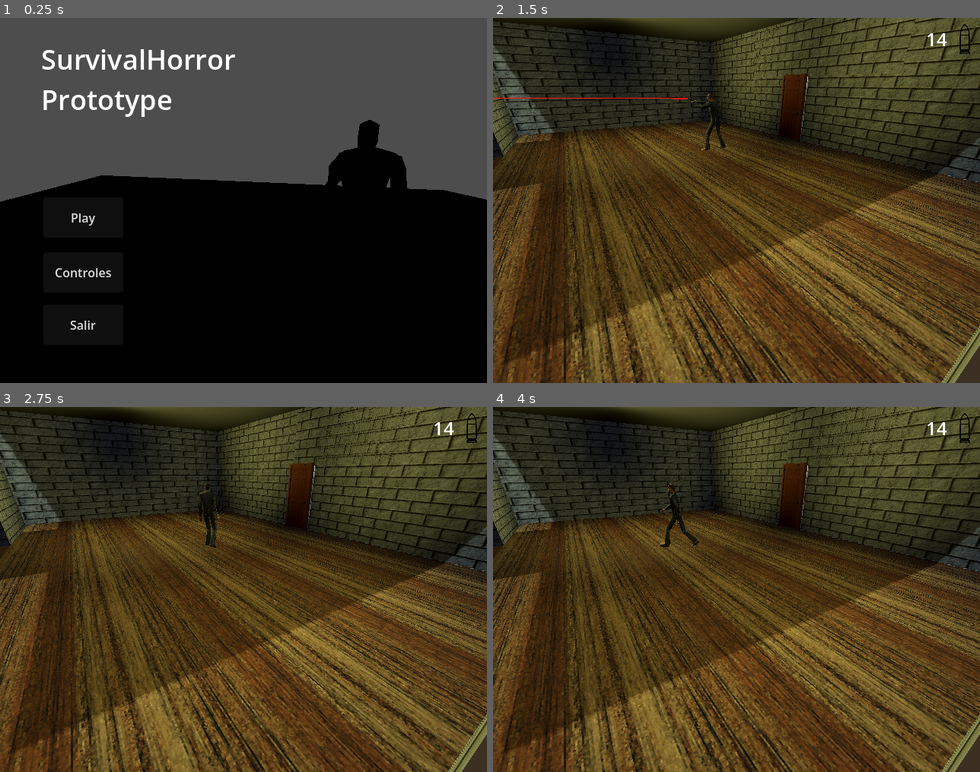
Above: before the commit, frames 1-4 (two rows, left to right).
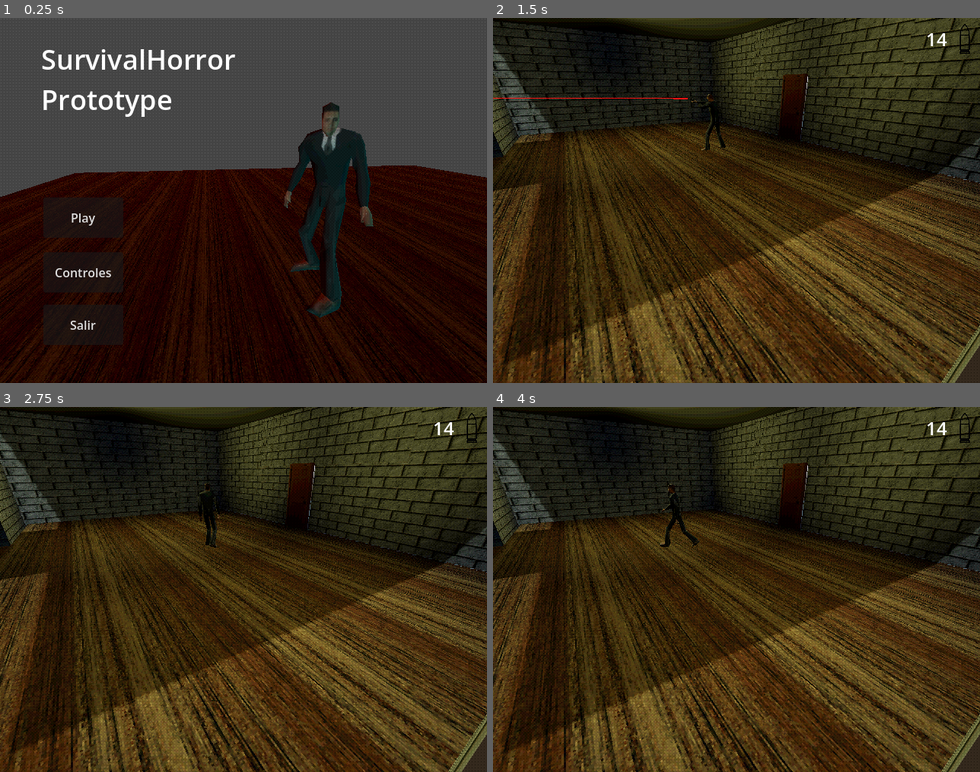
Above: after the commit, the same moments.

Repository: lorenscarano/PSX-Survival-Horror-Game-Godot-
Game: Godot game, scene res://Escenas/main_menu.tscn
Same seed, same stepped clock (60 frames per second), same inputs: the game is played once before the commit and once after it.
Inputs (mouse positions are in pixels of both pictures, inside the frame that each line leads up to):
- Up to frame 1 (0.25 s): no input
- Up to frame 2 (1.5 s): click "Play" at 0.5 s; tap Enter at 1.25 s; move the mouse to (843, 182) at 1.27 s; hold D (turn_right) from 1.28 s (still down); hold Right mouse button (aim) from 1.28 s (still down); click (843, 182) at 1.42 s
- Up to frame 3 (2.75 s): move the mouse to (146, 607) at 2.02 s; release D (turn_right) at 2.03 s; release Right mouse button (aim) at 2.03 s; hold S (move_backward) from 2.03 s (still down); tap E (interact) at 2.1 s
- Up to frame 4 (4 s): move the mouse to (785, 509) at 2.77 s; release S (move_backward) at 2.78 s; hold D (turn_right) 2.78-3.53 s; tap Q (quick_turn) at 2.85 s; move the mouse to (712, 662) at 3.52 s; hold W (move_forward) from 3.53 s (still down); tap Shift (run) at 3.6 s; click (712, 662) at 3.67 s

The runs differ from the first frame. In frame 1, 47% of the frame differs, in the area x 0-100%, y 23-100%; in frame 2, 28%; in frame 3, 28%; in frame 4, 28%.

Commit message:
little changes

Diff:
--- a/Escenas/demo.tscn
+++ b/Escenas/demo.tscn
@@ -569,7 +569,6 @@
 
 [node name="Camaras" type="Node3D" parent="." unique_id=231828619]
 transform = Transform3D(1, 0, 0, 0, 1, 0, 0, 0, 1, -0.00021839142, 0.055066586, -0.049315453)
-visible = false
 
 [node name="ReCamera" parent="Camaras" unique_id=734178932 groups=["camera"] instance=ExtResource("3_3synn")]
 transform = Transform3D(-0.8368471, -0.23843946, 0.49278155, 0.002092313, 0.8987618, 0.43843213, -0.5474327, 0.36793154, -0.7516273, -32.448383, 2.5980344, -9.92345)
@@ -756,7 +755,7 @@
 
 [node name="SpotLight3D" type="SpotLight3D" parent="Luces" unique_id=965401144]
 transform = Transform3D(1, 0, 0, 0, 1, 0, 0, 0, 1, 0, 4.4750476, 2.2242827)
-light_color = Color(1, 1, 0.59607846, 1)
+light_color = Color(0.8848981, 0.8848981, 0.525045, 1)
 light_energy = 0.345
 spot_range = 9.481
 spot_attenuation = -0.57
@@ -764,7 +763,7 @@
 
 [node name="SpotLight3D7" type="SpotLight3D" parent="Luces" unique_id=59440936]
 transform = Transform3D(1, 0, 0, 0, 1, 0, 0, 0, 1, 5.9086504, 4.4750476, 2.2242827)
-light_color = Color(1, 1, 0.59607846, 1)
+light_color = Color(0.8848981, 0.8848981, 0.525045, 1)
 light_energy = 0.345
 spot_range = 9.481
 spot_attenuation = -0.57
@@ -772,7 +771,7 @@
 
 [node name="SpotLight3D2" type="SpotLight3D" parent="Luces" unique_id=1979565690]
 transform = Transform3D(1, 0, 0, 0, 1, 0, 0, 0, 1, -17.92218, 4.4750476, 1.3066497)
-light_color = Color(1, 1, 0.59607846, 1)
+light_color = Color(0.8848981, 0.8848981, 0.525045, 1)
 light_energy = 0.345
 spot_range = 9.481
 spot_attenuation = -0.57
@@ -780,7 +779,7 @@
 
 [node name="SpotLight3D3" type="SpotLight3D" parent="Luces" unique_id=161562366]
 transform = Transform3D(1, 0, 0, 0, 1, 0, 0, 0, 1, -35.385117, 4.4750476, 4.5600066)
-light_color = Color(1, 1, 0.59607846, 1)
+light_color = Color(0.8848981, 0.8848981, 0.525045, 1)
 light_energy = 0.345
 spot_range = 9.481
 spot_attenuation = -0.57
@@ -788,7 +787,7 @@
 
 [node name="SpotLight3D9" type="SpotLight3D" parent="Luces" unique_id=1940368743]
 transform = Transform3D(1, 0, 0, 0, 1, 0, 0, 0, 1, -35.385117, 4.4750476, -3.7003036)
-light_color = Color(1, 1, 0.59607846, 1)
+light_color = Color(0.8848981, 0.8848981, 0.525045, 1)
 light_energy = 0.345
 spot_range = 9.481
 spot_attenuation = -0.57
@@ -796,7 +795,7 @@
 
 [node name="SpotLight3D4" type="SpotLight3D" parent="Luces" unique_id=1567567621]
 transform = Transform3D(1, 0, 0, 0, 1, 0, 0, 0, 1, 20.475107, 4.4750476, 4.2241054)
-light_color = Color(1, 1, 0.59607846, 1)
+light_color = Color(0.8848981, 0.8848981, 0.525045, 1)
 light_energy = 0.575
 light_indirect_energy = 1.171
 light_volumetric_fog_energy = 1.147
@@ -807,7 +806,7 @@
 
 [node name="SpotLight3D6" type="SpotLight3D" parent="Luces" unique_id=1612692090]
 transform = Transform3D(1, 0, 0, 0, 1, 0, 0, 0, 1, 20.475107, 4.4750476, -2.9330945)
-light_color = Color(1, 1, 0.59607846, 1)
+light_color = Color(0.8848981, 0.8848981, 0.525045, 1)
 light_energy = 0.575
 light_indirect_energy = 1.171
 light_volumetric_fog_energy = 1.147
@@ -818,7 +817,7 @@
 
 [node name="SpotLight3D5" type="SpotLight3D" parent="Luces" unique_id=1862407331]
 transform = Transform3D(1, 0, 0, 0, 1, 0, 0, 0, 1, -3.3642142, 4.4750476, -15.459202)
-light_color = Color(1, 1, 0.59607846, 1)
+light_color = Color(0.8848981, 0.8848981, 0.525045, 1)
 light_energy = 0.345
 spot_range = 9.481
 spot_attenuation = -0.57
@@ -826,7 +825,7 @@
 
 [node name="SpotLight3D8" type="SpotLight3D" parent="Luces" unique_id=1604457076]
 transform = Transform3D(1, 0, 0, 0, 1, 0, 0, 0, 1, 6.1646442, 4.4750476, -15.459202)
-light_color = Color(1, 1, 0.59607846, 1)
+light_color = Color(0.8848981, 0.8848981, 0.525045, 1)
 light_energy = 0.345
 spot_range = 9.481
 spot_attenuation = -0.57
--- a/Escenas/main_menu.tscn
+++ b/Escenas/main_menu.tscn
@@ -1,9 +1,11 @@
 [gd_scene format=3 uid="uid://3508ffqj4nn1"]
 
+[ext_resource type="Material" uid="uid://df6opbu5j4ww0" path="res://Materials/piso_demo.tres" id="1_7ms0u"]
 [ext_resource type="PackedScene" uid="uid://8jyoofdpoef5" path="res://FreeModels/psx-base-male-playstation-character-low-poly/source/PSXModels/PSXModels.fbx" id="1_a3sw6"]
 [ext_resource type="Texture2D" uid="uid://bfwoj61e0a43p" path="res://FreeModels/psx-base-male-playstation-character-low-poly/source/PSXModels/BodyTextures/BodyTexture (21).png" id="2_hjcy7"]
 [ext_resource type="AnimationLibrary" uid="uid://du33f5tgxvgtu" path="res://FreeModels/psx-base-male-playstation-character-low-poly/Animations/Idle.fbx" id="3_hjcy7"]
 [ext_resource type="Script" uid="uid://dmfen2d8nhp8j" path="res://Scripts/main_menu.gd" id="4_qn7j5"]
+[ext_resource type="PackedScene" uid="uid://bkm6fypr31ete" path="res://Player/re_camera.tscn" id="6_xgkoo"]
 
 [sub_resource type="PlaneMesh" id="PlaneMesh_kddjp"]
 size = Vector2(5, 5)
@@ -11,11 +13,14 @@
 [sub_resource type="StandardMaterial3D" id="StandardMaterial3D_qn7j5"]
 albedo_texture = ExtResource("2_hjcy7")
 
+[sub_resource type="Environment" id="Environment_u5bk5"]
+
 [node name="Main_Menu" type="Node3D" unique_id=1912598621]
 
 [node name="Test_Scene" type="Node3D" parent="." unique_id=516858597]
 
 [node name="MeshInstance3D" type="MeshInstance3D" parent="Test_Scene" unique_id=36615404]
+material_override = ExtResource("1_7ms0u")
 mesh = SubResource("PlaneMesh_kddjp")
 
 [node name="PSXModels" parent="Test_Scene" unique_id=204711105 instance=ExtResource("1_a3sw6")]
@@ -59,8 +64,27 @@
 [node name="AnimationPlayer" parent="Test_Scene/PSXModels" index="1" unique_id=164006241]
 libraries/Idle = ExtResource("3_hjcy7")
 
-[node name="Camera_Main_Menu" type="Camera3D" parent="." unique_id=1448179224]
-transform = Transform3D(0.9969539, -0.03810354, -0.068052426, 0.053157058, 0.9704512, 0.23537016, 0.057073116, -0.23827067, 0.96952045, -0.77475536, 0.5347211, 0.85150087)
+[node name="WorldEnvironment" type="WorldEnvironment" parent="Test_Scene" unique_id=1416147529]
+environment = SubResource("Environment_u5bk5")
+
+[node name="SpotLight3D" type="SpotLight3D" parent="Test_Scene" unique_id=1210736989]
+transform = Transform3D(0.88838863, -0.4590922, 0, 0.4590922, 0.88838863, 0, 0, 0, 1, -1.0393939, 1.1442194, 0.722512)
+light_color = Color(1, 0.21268043, 0.15969583, 1)
+light_energy = 0.198
+spot_range = 9.481
+spot_attenuation = -0.57
+spot_angle = 180.0
+
+[node name="DirectionalLight3D" type="DirectionalLight3D" parent="Test_Scene" unique_id=1142790995]
+transform = Transform3D(1, 0, 0, 0, 1, 0, 0, 0, 1, 0.435, 0, 0)
+light_color = Color(0, 0.9598102, 0.96388537, 1)
+light_energy = 0.266
+light_indirect_energy = 1.294
+light_volumetric_fog_energy = 1.881
+light_specular = 2.75
+
+[node name="Camera_Main_Menu" parent="." unique_id=734178932 instance=ExtResource("6_xgkoo")]
+transform = Transform3D(0.9890287, 0.041495357, -0.14177579, 0, 0.9597374, 0.2808988, 0.14772351, -0.27781698, 0.94920784, -0.77, 0.53200006, 0.90499973)
 
 [node name="CanvasLayer" type="CanvasLayer" parent="Camera_Main_Menu" unique_id=1287258303]
 
@@ -181,3 +205,4 @@
 [connection signal="pressed" from="Camera_Main_Menu/CanvasLayer/ControlesPanel/Volver" to="Camera_Main_Menu/CanvasLayer/Main_Menu" method="_on_volver_pressed"]
 
 [editable path="Test_Scene/PSXModels"]
+[editable path="Camera_Main_Menu"]
Not shown, changed: export_presets.cfg
